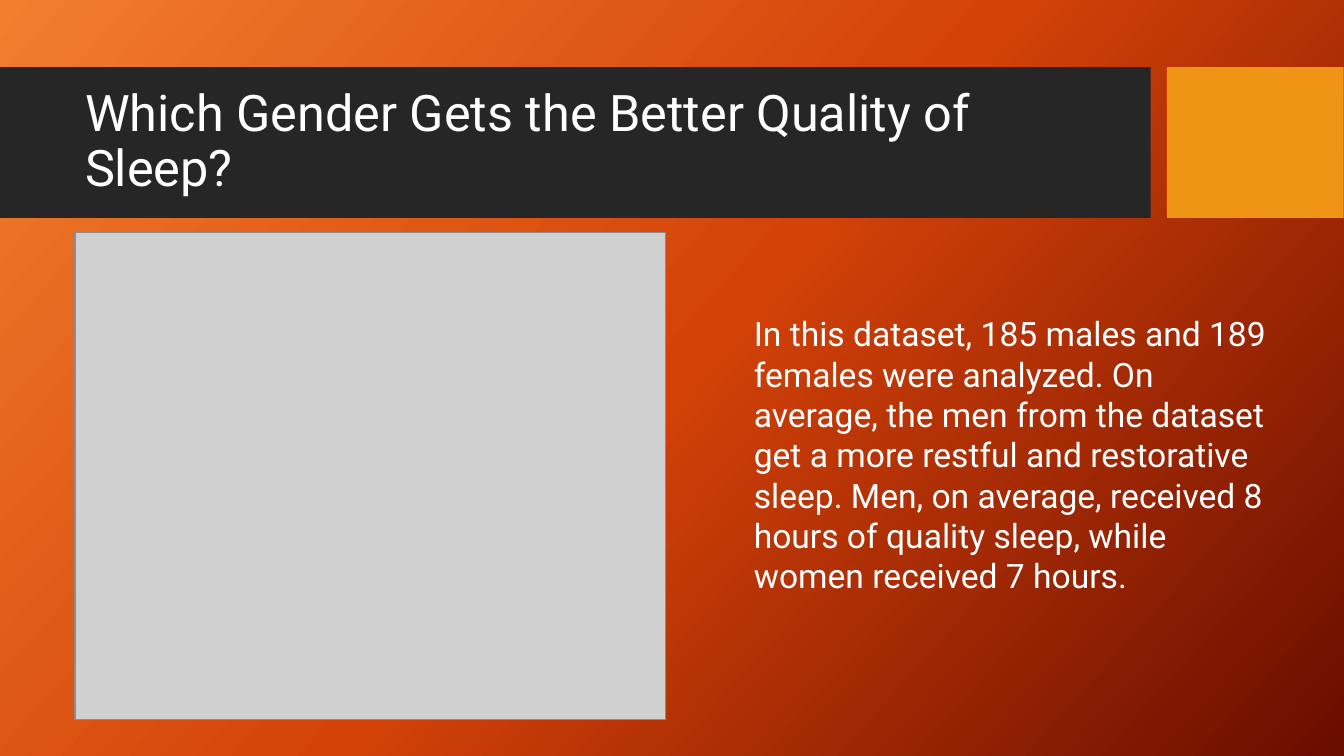
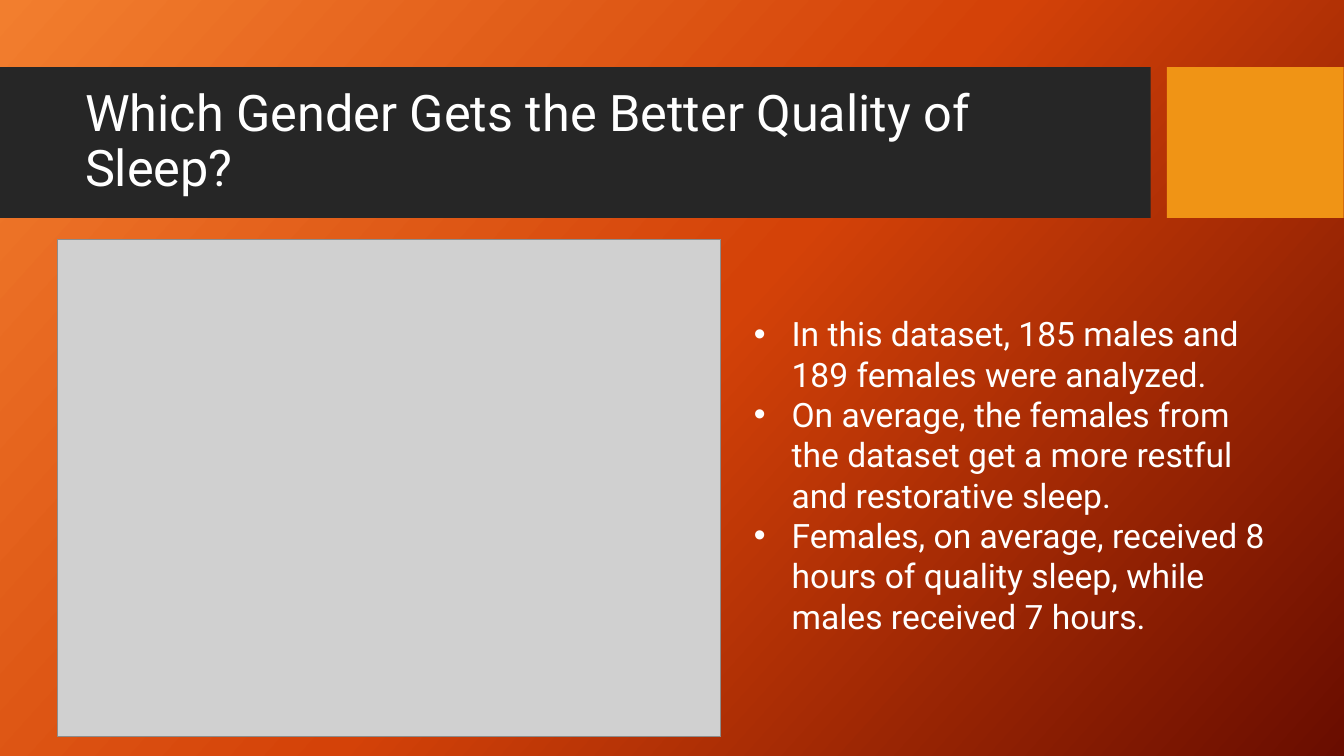
Before and after one commit to jaredsletto/Project_1, a slide deck: slide 11 of Project 1 - Sleep Project.pptx (slide 9 before the commit). Drawn at 1344x756 pixels with LibreOffice and Linux fonts; fonts in the diff are those of the drawing; grey boxes stand for pictures; background and template pictures are left out. Boxes give left, top, right and bottom in pixels: in the first picture for what was removed or moved away, otherwise in the second. Text is boxed around its words. In the diff, an @@ line names an element or a change of style, - is before the commit and + after.

```diff
--- a/Project 1 - Sleep Project.pptx
+++ b/Project 1 - Sleep Project.pptx
@@ picture: place and size @@
-picture at [75, 233, 665, 720]
+picture at [57, 239, 721, 736]
@@ text at [792, 320, 1265, 630]: text changed @@
-In this dataset, 185 males and 189 females were analyzed. On average, the men from the dataset get a more restful and restorative sleep. Men, on average, received 8 hours of quality sleep, while women received 7 hours.
+• In this dataset, 185 males and 189 females were analyzed.
+• On average, the females from the dataset get a more restful and restorative sleep.
+• Females, on average, received 8 hours of quality sleep, while males received 7 hours.
```
Also in this commit, not shown: 3 other slides changed, 13 slides added.
